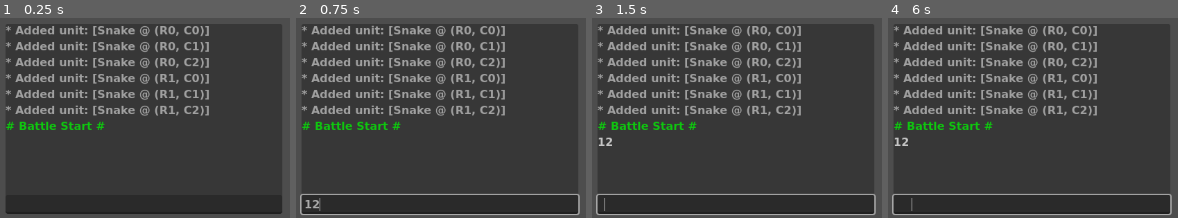
Above: before the commit, frames 1-4 (left to right).
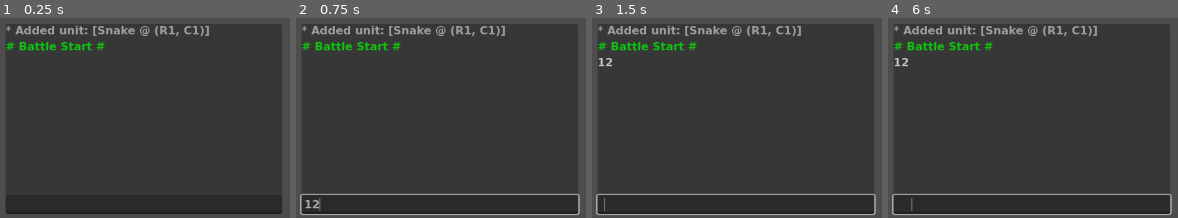
Above: after the commit, the same moments.

Repository: Endermandels/ForrestDwellers2
Game: Godot game, scene res://scenes/battle.tscn
Same seed, same stepped clock (60 frames per second), same inputs: the game is played once before the commit and once after it. This scene is started directly instead of the project's main scene.
Inputs (mouse positions are in pixels of both pictures, inside the frame that each line leads up to):
- Up to frame 1 (0.25 s): no input
- Up to frame 2 (0.75 s): click (441, 204) at 0.52 s; type "12" at 0.6 s
- Up to frame 3 (1.5 s): tap Enter at 1.25 s; tap Space (select) at 1.35 s
- Up to frame 4 (6 s): tap Space (select) at 2, 2.1, 2.85, 3.5, 3.6, 4.35, 5, 5.1, 5.85 s; tap Enter at 2.75, 4.25 s

The runs differ from the first frame. In frame 1, 8.4% of the frame differs, in the area x 2-73%, y 4-56%; in frame 2, 8.4%; in frame 3, 8.5%, in the area x 2-73%, y 4-64%; in frame 4, 8.5%.

Commit message:
Add Bear, Add Stun Status Effect, Add too weak to attack logic

Diff:
--- /dev/null
+++ b/resources/abilities/bash.tres
@@ -0,0 +1,36 @@
+[gd_resource type="Resource" script_class="AbilityResource" load_steps=9 format=3 uid="uid://dgoma0vmm8ead"]
+
+[ext_resource type="Script" uid="uid://d084ilajke2li" path="res://scripts/resources/ability_condition_resource.gd" id="1_tp6ul"]
+[ext_resource type="Script" uid="uid://4cn21vk6dwbs" path="res://scripts/resources/effect_resource.gd" id="2_4n724"]
+[ext_resource type="Script" uid="uid://d00scq1pm4o5o" path="res://scripts/resources/effects/apply_status_effect_resource.gd" id="3_4n724"]
+[ext_resource type="Script" uid="uid://dpoiljl72xoph" path="res://scripts/resources/ability_resource.gd" id="3_adbmp"]
+[ext_resource type="Script" uid="uid://bmdkr2frcc3ee" path="res://scripts/resources/status_effects/stun_resource.gd" id="4_adbmp"]
+
+[sub_resource type="Resource" id="Resource_adbmp"]
+script = ExtResource("1_tp6ul")
+left_units = 2
+left_stats = 15
+condition_type = 0
+operation = 0
+boolean = true
+right_units = 2
+right_stats = 0
+metadata/_custom_type_script = "uid://d084ilajke2li"
+
+[sub_resource type="Resource" id="Resource_u55i8"]
+script = ExtResource("4_adbmp")
+metadata/_custom_type_script = "uid://bmdkr2frcc3ee"
+
+[sub_resource type="Resource" id="Resource_is71s"]
+script = ExtResource("3_4n724")
+status_effect = SubResource("Resource_u55i8")
+target_rule = 2
+metadata/_custom_type_script = "uid://d00scq1pm4o5o"
+
+[resource]
+script = ExtResource("3_adbmp")
+name_id = "Bash"
+triggers = Array[int]([3])
+conditions = Array[ExtResource("1_tp6ul")]([SubResource("Resource_adbmp")])
+effects = Array[ExtResource("2_4n724")]([SubResource("Resource_is71s")])
+metadata/_custom_type_script = "uid://dpoiljl72xoph"
--- a/resources/abilities/howl.tres
+++ /dev/null
@@ -1,35 +0,0 @@
-[gd_resource type="Resource" script_class="AbilityResource" load_steps=11 format=3 uid="uid://dolt5m5oxde2r"]
-
-[ext_resource type="Script" uid="uid://d084ilajke2li" path="res://scripts/resources/ability_condition_resource.gd" id="1_vmxum"]
-[ext_resource type="Script" uid="uid://4cn21vk6dwbs" path="res://scripts/resources/effect_resource.gd" id="2_dpwea"]
-[ext_resource type="Script" uid="uid://dpoiljl72xoph" path="res://scripts/resources/ability_resource.gd" id="3_kb6xh"]
-[ext_resource type="Script" uid="uid://d00scq1pm4o5o" path="res://scripts/resources/effects/apply_status_effect_resource.gd" id="3_r2dec"]
-[ext_resource type="Script" uid="uid://bs80346l0mclt" path="res://scripts/resources/status_effects/weakness_resource.gd" id="4_r2dec"]
-[ext_resource type="Script" uid="uid://muqky5usn5p8" path="res://scripts/resources/status_effects/terror_resource.gd" id="5_r2dec"]
-
-[sub_resource type="Resource" id="Resource_115hf"]
-script = ExtResource("4_r2dec")
-metadata/_custom_type_script = "uid://bs80346l0mclt"
-
-[sub_resource type="Resource" id="Resource_jk6fe"]
-script = ExtResource("3_r2dec")
-status_effect = SubResource("Resource_115hf")
-target_rule = 5
-metadata/_custom_type_script = "uid://d00scq1pm4o5o"
-
-[sub_resource type="Resource" id="Resource_uah8m"]
-script = ExtResource("5_r2dec")
-metadata/_custom_type_script = "uid://muqky5usn5p8"
-
-[sub_resource type="Resource" id="Resource_tculo"]
-script = ExtResource("3_r2dec")
-status_effect = SubResource("Resource_uah8m")
-target_rule = 5
-metadata/_custom_type_script = "uid://d00scq1pm4o5o"
-
-[resource]
-script = ExtResource("3_kb6xh")
-name_id = "Howl"
-triggers = Array[int]([0])
-effects = Array[ExtResource("2_dpwea")]([SubResource("Resource_jk6fe"), SubResource("Resource_tculo")])
-metadata/_custom_type_script = "uid://dpoiljl72xoph"
--- /dev/null
+++ b/resources/abilities/intimidate.tres
@@ -0,0 +1,35 @@
+[gd_resource type="Resource" script_class="AbilityResource" load_steps=11 format=3 uid="uid://dolt5m5oxde2r"]
+
+[ext_resource type="Script" uid="uid://d084ilajke2li" path="res://scripts/resources/ability_condition_resource.gd" id="1_xdhj5"]
+[ext_resource type="Script" uid="uid://4cn21vk6dwbs" path="res://scripts/resources/effect_resource.gd" id="2_ssvaa"]
+[ext_resource type="Script" uid="uid://d00scq1pm4o5o" path="res://scripts/resources/effects/apply_status_effect_resource.gd" id="3_ncfoc"]
+[ext_resource type="Script" uid="uid://bs80346l0mclt" path="res://scripts/resources/status_effects/weakness_resource.gd" id="4_2ddww"]
+[ext_resource type="Script" uid="uid://muqky5usn5p8" path="res://scripts/resources/status_effects/terror_resource.gd" id="5_mcosu"]
+[ext_resource type="Script" uid="uid://dpoiljl72xoph" path="res://scripts/resources/ability_resource.gd" id="6_kdae7"]
+
+[sub_resource type="Resource" id="Resource_115hf"]
+script = ExtResource("4_2ddww")
+metadata/_custom_type_script = "uid://bs80346l0mclt"
+
+[sub_resource type="Resource" id="Resource_jk6fe"]
+script = ExtResource("3_ncfoc")
+status_effect = SubResource("Resource_115hf")
+target_rule = 5
+metadata/_custom_type_script = "uid://d00scq1pm4o5o"
+
+[sub_resource type="Resource" id="Resource_uah8m"]
+script = ExtResource("5_mcosu")
+metadata/_custom_type_script = "uid://muqky5usn5p8"
+
+[sub_resource type="Resource" id="Resource_tculo"]
+script = ExtResource("3_ncfoc")
+status_effect = SubResource("Resource_uah8m")
+target_rule = 5
+metadata/_custom_type_script = "uid://d00scq1pm4o5o"
+
+[resource]
+script = ExtResource("6_kdae7")
+name_id = "Intimidate"
+triggers = Array[int]([0])
+effects = Array[ExtResource("2_ssvaa")]([SubResource("Resource_jk6fe"), SubResource("Resource_tculo")])
+metadata/_custom_type_script = "uid://dpoiljl72xoph"
--- /dev/null
+++ b/resources/encounters/all_wolves.tres
@@ -0,0 +1,11 @@
+[gd_resource type="Resource" script_class="Encounter" load_steps=4 format=3 uid="uid://tohksge3wiiu"]
+
+[ext_resource type="Script" uid="uid://rjnstbmhir1t" path="res://scripts/resources/unit_resource.gd" id="1_htsw4"]
+[ext_resource type="Script" uid="uid://dyxplp8h42jir" path="res://scripts/resources/encounter_resource.gd" id="2_56ila"]
+[ext_resource type="Resource" uid="uid://cdoixu8ii3eji" path="res://resources/units/wolf.tres" id="2_gmb28"]
+
+[resource]
+script = ExtResource("2_56ila")
+backline_units = Array[ExtResource("1_htsw4")]([ExtResource("2_gmb28"), ExtResource("2_gmb28"), ExtResource("2_gmb28")])
+frontline_units = Array[ExtResource("1_htsw4")]([ExtResource("2_gmb28"), ExtResource("2_gmb28"), ExtResource("2_gmb28")])
+metadata/_custom_type_script = "uid://dyxplp8h42jir"
--- /dev/null
+++ b/resources/encounters/single_snake.tres
@@ -0,0 +1,10 @@
+[gd_resource type="Resource" script_class="Encounter" load_steps=4 format=3 uid="uid://cjh0pu4kvo0hj"]
+
+[ext_resource type="Script" uid="uid://rjnstbmhir1t" path="res://scripts/resources/unit_resource.gd" id="1_usbee"]
+[ext_resource type="Resource" uid="uid://ctksvdktlu65h" path="res://resources/units/snake.tres" id="2_5hwng"]
+[ext_resource type="Script" uid="uid://dyxplp8h42jir" path="res://scripts/resources/encounter_resource.gd" id="2_h4uw2"]
+
+[resource]
+script = ExtResource("2_h4uw2")
+frontline_units = Array[ExtResource("1_usbee")]([null, ExtResource("2_5hwng"), null])
+metadata/_custom_type_script = "uid://dyxplp8h42jir"
--- /dev/null
+++ b/resources/units/bear.tres
@@ -0,0 +1,17 @@
+[gd_resource type="Resource" script_class="UnitResource" load_steps=6 format=3 uid="uid://dorscvqxhyn0v"]
+
+[ext_resource type="Script" uid="uid://dpoiljl72xoph" path="res://scripts/resources/ability_resource.gd" id="1_5qgqi"]
+[ext_resource type="Resource" uid="uid://bhpw7yu4psp3o" path="res://resources/abilities/death_cry.tres" id="2_1kkgy"]
+[ext_resource type="Resource" uid="uid://dolt5m5oxde2r" path="res://resources/abilities/intimidate.tres" id="3_1kkgy"]
+[ext_resource type="Script" uid="uid://rjnstbmhir1t" path="res://scripts/resources/unit_resource.gd" id="3_vg8rj"]
+[ext_resource type="Resource" uid="uid://dgoma0vmm8ead" path="res://resources/abilities/bash.tres" id="4_vg8rj"]
+
+[resource]
+script = ExtResource("3_vg8rj")
+name_id = "Bear"
+base_hp = 30
+base_atk = 3
+base_arm = 1
+itm = 1
+abilities = Array[ExtResource("1_5qgqi")]([ExtResource("2_1kkgy"), ExtResource("3_1kkgy"), ExtResource("4_vg8rj")])
+metadata/_custom_type_script = "uid://rjnstbmhir1t"
--- a/resources/units/wolf.tres
+++ b/resources/units/wolf.tres
@@ -2,7 +2,7 @@
 
 [ext_resource type="Script" uid="uid://rjnstbmhir1t" path="res://scripts/resources/unit_resource.gd" id="1_7lw6w"]
 [ext_resource type="Script" uid="uid://dpoiljl72xoph" path="res://scripts/resources/ability_resource.gd" id="1_cmmx1"]
-[ext_resource type="Resource" uid="uid://dolt5m5oxde2r" path="res://resources/abilities/howl.tres" id="2_rpmbs"]
+[ext_resource type="Resource" uid="uid://dolt5m5oxde2r" path="res://resources/abilities/intimidate.tres" id="2_rpmbs"]
 [ext_resource type="Resource" uid="uid://bhpw7yu4psp3o" path="res://resources/abilities/death_cry.tres" id="2_yd88c"]
 
 [resource]
--- a/scenes/battle.tscn
+++ b/scenes/battle.tscn
@@ -3,7 +3,7 @@
 [ext_resource type="Script" uid="uid://cb6pd84bagnfl" path="res://scripts/scenes/battle.gd" id="1_p1qf1"]
 [ext_resource type="Script" uid="uid://dbxkfbj260lm2" path="res://scripts/scenes/battle/battle_handler.gd" id="1_th188"]
 [ext_resource type="Script" uid="uid://fpth6bdbxeah" path="res://scripts/scenes/battle/unit_spawner.gd" id="2_p1qf1"]
-[ext_resource type="Resource" uid="uid://dkrn8exxynce6" path="res://resources/encounters/all_snakes.tres" id="4_03edq"]
+[ext_resource type="Resource" uid="uid://cjh0pu4kvo0hj" path="res://resources/encounters/single_snake.tres" id="4_22uqi"]
 [ext_resource type="Script" uid="uid://brwygnppu4gbk" path="res://scripts/components/state_machine.gd" id="6_6vh42"]
 [ext_resource type="Script" uid="uid://dd0i66ghxikiq" path="res://scripts/scenes/battle/states/state_battle_start.gd" id="7_4k1nj"]
 [ext_resource type="Script" uid="uid://cs81g1ehpjm0v" path="res://scripts/scenes/battle/states/state_turn_start.gd" id="8_f4pi3"]
@@ -28,7 +28,7 @@
 
 [node name="UnitSpawner" type="Node" parent="BattleHandler"]
 script = ExtResource("2_p1qf1")
-encounter = ExtResource("4_03edq")
+encounter = ExtResource("4_22uqi")
 
 [node name="BattleStateMachine" type="Node" parent="BattleHandler" node_paths=PackedStringArray("cur_state")]
 script = ExtResource("6_6vh42")
--- a/scripts/globals/constants.gd
+++ b/scripts/globals/constants.gd
@@ -41,6 +41,7 @@
 	IS_BACKLINE,
 	BLOCKS_BACKLINE,
 	ARMORED_DEFENSE,
+	FULL_HEALTH_DEFENSE,
 }
 
 enum AbilityConditionOperation {
--- a/scripts/globals/game_state.gd
+++ b/scripts/globals/game_state.gd
@@ -4,28 +4,47 @@
 const PLAYER_RESOURCE = preload("res://resources/units/player.tres")
 const WOLF_RESOURCE = preload("res://resources/units/wolf.tres") # TODO: DELETE
 const SNAKE_RESOURCE = preload("res://resources/units/snake.tres") # TODO: DELETE
+const BEAR_RESOURCE = preload("res://resources/units/bear.tres") # TODO: DELETE
+
+const debug_player_units = [
+	null,
+	BEAR_RESOURCE,
+	null,
+	null,
+	PLAYER_RESOURCE,
+	null
+] #TODO: DELETE
 
 var player_units: Array[UnitRuntime] = []
 var player: UnitRuntime # It's handy to have this available
 
+## TODO: DELETE (for debugging)
 func init_new_game() -> void:
-	var player_res = PLAYER_RESOURCE.duplicate()
-	var player_run = UnitRuntime.new(player_res)
+	player_units = []
+	for i in range(6):
+		var res = debug_player_units[i]
+		if res != null:
+			res = res.duplicate()
+			var run = UnitRuntime.new(res)
 
-	player_run.position = 6 # Left-Frontline on the player's side
+			run.is_enemy = false
+			run.position = i + 6
+			player_units.append(run)
 
-	player_units = []
-	player_units.append(player_run)
+			if run.name_id == "Player":
+				player = run
 
-	#region #TODO: DELETE
-	for i in range(5):
-		var res = WOLF_RESOURCE.duplicate() if i != 0 else SNAKE_RESOURCE.duplicate()
-		var run = UnitRuntime.new(res)
+	print("* Initialized new game")
 
-		run.is_enemy = false
-		run.position = player_run.position + i + 1
-		player_units.append(run)
-	#endregion
+## TODO: Uncomment
+# func init_new_game() -> void:
+# 	var player_res = PLAYER_RESOURCE.duplicate()
+# 	var player_run = UnitRuntime.new(player_res)
 
-	player = player_run
-	print("* Initialized new game")
+# 	player_run.position = 7 # Mid-Frontline on the player's side
+# 	player = player_run
+
+# 	player_units = []
+# 	player_units.append(player_run)
+
+# 	print("* Initialized new game")
--- /dev/null
+++ b/scripts/resources/status_effects/stun_resource.gd
@@ -0,0 +1,2 @@
+extends StatusEffectResource
+class_name StatusEffectStunResource
--- a/scripts/runtime/ability_condition_runtime.gd
+++ b/scripts/runtime/ability_condition_runtime.gd
@@ -27,8 +27,14 @@
 		res = unit.mp
 	elif stat == Constants.UnitStat.ARM:
 		res = unit.arm
+	elif stat == Constants.UnitStat.HP:
+		res = unit.hp
+	elif stat == Constants.UnitStat.BASE_HP:
+		res = unit.base_hp
 	elif stat == Constants.UnitStat.ARMORED_DEFENSE:
 		res = unit.armored_defense
+	elif stat == Constants.UnitStat.FULL_HEALTH_DEFENSE:
+		res = unit.full_health_defense
 	else:
 		push_error("! Unknown unit stat: [%s]" % stat)
 
--- a/scripts/runtime/status_effect_runtime.gd
+++ b/scripts/runtime/status_effect_runtime.gd
@@ -1,7 +1,7 @@
 extends RefCounted
 class_name StatusEffectRuntime
 
-var name_id: String # TODO: Set appropriately
+var name_id: String
 var stacks: int
 var triggers: Array[Constants.Trigger]
 
@@ -16,6 +16,8 @@
 		return StatusEffectWeaknessRuntime.new(res, _source)
 	if res is StatusEffectTerrorResource:
 		return StatusEffectTerrorRuntime.new(res, _source)
+	if res is StatusEffectStunResource:
+		return StatusEffectStunRuntime.new(res, _source)
 	push_error("No runtime registered for: %s" % res.get_class())
 	return StatusEffectRuntime.new(res, _source)
 
--- /dev/null
+++ b/scripts/runtime/status_effects/stun_runtime.gd
@@ -0,0 +1,19 @@
+extends StatusEffectRuntime
+class_name StatusEffectStunRuntime
+
+func init(res: StatusEffectStunResource) -> void:
+	name_id = "Stun"
+	triggers = [Constants.Trigger.TURN_START]
+
+func apply(target: UnitRuntime) -> void:
+	assert(stacks > 0, "Stacks must be greater than zero")
+
+	if target.is_dead:
+		Console.print_line("* [%s] is dead" % [target, self])
+		return
+
+	Console.print_line("* [%s] was afflicted by [%s]" % [target, self])
+	target.is_stunned = true
+	stacks -= 1
+
+	Console.print_line("* [%s] stacks remaining: [%s]" % [self, stacks])
--- a/scripts/runtime/unit_runtime.gd
+++ b/scripts/runtime/unit_runtime.gd
@@ -3,17 +3,12 @@
 
 # Runtime Data
 var name_id: String
-var is_enemy: bool ## Whether this unit is an enemy of the player or not
 var attack_target_rule: Constants.TargetRule ## TargetRule for choosing defenders of this unit's attack
 var position: int: ## The battle field index this unit occupies
 	set(val):
 		position = val
 		is_backline = Helper.is_backline_row(Helper.get_row(val)) # Set the is_backline flag automatically
-var is_backline: bool ## Whether this unit is currently in the backlines
 var blocks_backline: bool ## Whether this unit blocks backline units from attacking
-var is_dead: bool ## Whether this unit is dead
-var armored_defense: bool ## Whether this unit defended with ARM > 0
-
 var abilities_dict: Dictionary[String, Array] ## Constants.Trigger: Array of Abilities
 var abilities: Array[AbilityRuntime] ## All abilities associated with this unit
 var status_effects: Array[StatusEffectRuntime] ## Active status effects
@@ -37,10 +32,20 @@
 var mp: int
 var itm: int
 
-# Stats Modifiers (cleared at Turn End)
+# Boolean attributes
+var is_enemy: bool ## Whether this unit is an enemy of the player or not
+var is_dead: bool ## Whether this unit is dead
+var is_backline: bool ## Whether this unit is currently in the backlines
+
+# Defense Metrics
+var armored_defense: bool ## Whether this unit defended with ARM > 0
+var full_health_defense: bool ## Whether this unit defended with HP == BASE_HP
+
+# Modifiers (cleared at Turn End)
 var weakness: int ## decrease ATK
 var strength: int ## increase ATK
 var fear: int ## chance to run away
+var is_stunned: bool ## Whether this unit should skip its attack
 
 func _init(res: UnitResource) -> void:
 	name_id = res.name_id
--- a/scripts/scenes/battle/states/state_attack.gd
+++ b/scripts/scenes/battle/states/state_attack.gd
@@ -33,25 +33,29 @@
 				attacker.engaged_opponent = defender
 				defender.engaged_opponent = attacker
 
-				# Set armored defense if applicable
+				# Set defense metrics
 				defender.armored_defense = defender.arm > 0
+				defender.full_health_defense = defender.hp == defender.base_hp
 
-				# Apply attacker's damage to defender
+				# Apply attacker's damage to defender (only if the damage is greater than 0)
 				dmg_run.dmg = Helper.clamp_zero(attacker.atk - attacker.weakness + attacker.strength)
-				dmg_run.apply(attacker, defender)
+				if (dmg_run.dmg > 0):
+					dmg_run.apply(attacker, defender)
 
-				if defender.is_dead:
-					# Trigger ON_DEATH abilities
-					for a: AbilityRuntime in defender.abilities_dict[Constants.Trigger.keys()[Constants.Trigger.ON_DEATH]]:
+					if defender.is_dead:
+						# Trigger ON_DEATH abilities
+						for a: AbilityRuntime in defender.abilities_dict[Constants.Trigger.keys()[Constants.Trigger.ON_DEATH]]:
+							abilities_queue.append(a)
+
+					# Trigger ON_HIT abilities
+					for a: AbilityRuntime in attacker.abilities_dict[Constants.Trigger.keys()[Constants.Trigger.ON_HIT]]:
 						abilities_queue.append(a)
 
-				# Trigger ON_HIT abilities
-				for a: AbilityRuntime in attacker.abilities_dict[Constants.Trigger.keys()[Constants.Trigger.ON_HIT]]:
-					abilities_queue.append(a)
-
-				# Transition to Ability Resolution State if there are abilities to resolve
-				if abilities_queue.size() > 0:
-					state = ability_resolution_state
+					# Transition to Ability Resolution State if there are abilities to resolve
+					if abilities_queue.size() > 0:
+						state = ability_resolution_state
+				else:
+					Console.print_line("* [%s] is too weak to attack" % attacker)
 			else:
 				Console.print_line("* No valid targets left")
 	else:
--- a/scripts/scenes/battle/states/state_turn_end.gd
+++ b/scripts/scenes/battle/states/state_turn_end.gd
@@ -57,7 +57,8 @@
 
 		units_queue.append(cur_unit)
 
-		# Reset Stats Modifiers
+		# Reset Modifiers
 		cur_unit.weakness = 0
 		cur_unit.strength = 0
 		cur_unit.fear = 0
+		cur_unit.is_stunned = false
--- a/scripts/scenes/battle/states/state_turn_start.gd
+++ b/scripts/scenes/battle/states/state_turn_start.gd
@@ -26,7 +26,7 @@
 				state = attack_state
 	else:
 		data.activate_trigger = true
-		state = turn_end_state if cur_unit.is_dead else attack_state
+		state = turn_end_state if (cur_unit.is_dead or cur_unit.is_stunned) else attack_state
 
 	# Before entering attack state, check fear (except for Player)
 	if state == attack_state and cur_unit != GameState.player:
Not shown, added: scripts/resources/status_effects/stun_resource.gd.uid
Not shown, added: scripts/runtime/status_effects/stun_runtime.gd.uid
